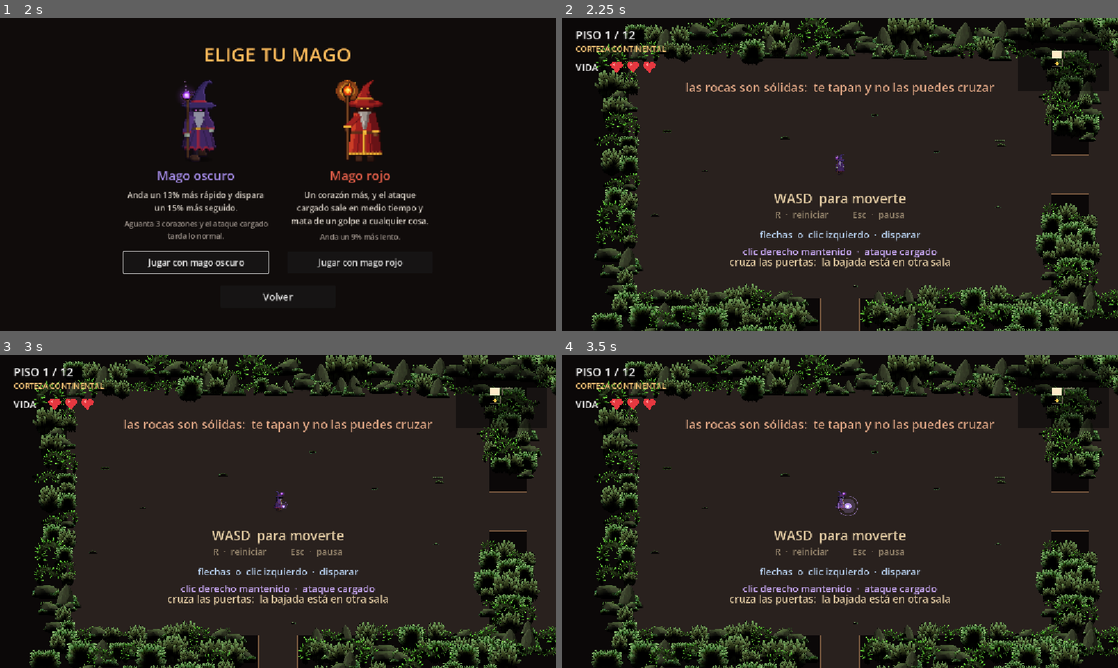
Above: before the commit, frames 1-4 (two rows, left to right).
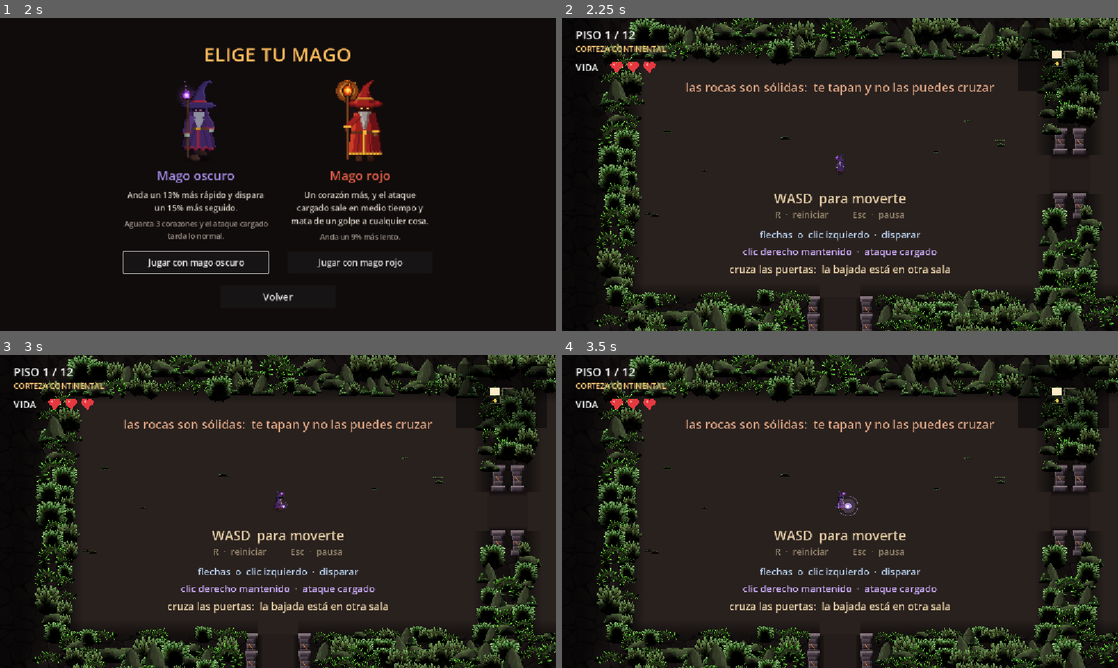
Above: after the commit, the same moments.

Repository: MatiasRodrigo0502/Vacio
Game: Godot game, scene res://scenes/MenuPrincipal.tscn
Two runs of this game, one before a commit and one after it. Both use one fixed random seed, a clock stepped at 60 frames per second and the inputs below.
Inputs (mouse positions are in pixels of both pictures, inside the frame that each line leads up to):
- Up to frame 1 (2 s): click "Jugar" at 0.5 s; click "Jugar" at 1.25 s
- Up to frame 2 (2.25 s): click "Jugar con mago oscuro" at 2 s
- Up to frame 3 (3 s): tap Enter at 2.75 s; move the mouse to (400, 495) at 2.77 s; hold Right (disparar_derecha) from 2.78 s (still down); hold Right mouse button (cargar_ataque) from 2.78 s (still down)
- Up to frame 4 (3.5 s): keep holding Right (disparar_derecha); keep holding Right mouse button (cargar_ataque)

Frame 1 is identical in both runs. In frame 2, 21% of the frame differs, in the area x 5-100%, y 0-100%; in frame 3, 21%; in frame 4, 21%.

Commit message:
Bordes de las salas: roca maciza, sombra, pilares y rastrillo
Arte nuevo con herramientas/generar_bordes.py:
- Detras de las rocas del borde, roca maciza en vez de negro: la franja del
  muro de cada sala y, mas oscura, el fondo de todo el piso. Se pinta
  alineada con el mundo, asi que casa de una sala a otra sin costuras.
- Sombra por dentro del filo del suelo: la sala queda hundida entre
  paredes de roca.
- Cada puerta con dos pilares de piedra y un rastrillo de hierro que baja
  al cerrarse y sube al abrirse, con las puntas hacia la sala.

Arreglado de paso: el cartel de las puertas del piso 1 se pegaba al del
ataque cargado desde que se movio por las rocas del filo.

Probado: el rastrillo baja y sube y se para en su sitio; partida entera
con los dos magos (63 salas se cierran y abren); coste real 0,1 ms por
fotograma (900 FPS sin vsync frente a 1000).

Co-Authored-By: Claude Opus 5.5 <noreply@anthropic.com>

Diff:
--- a/scripts/piso.gd
+++ b/scripts/piso.gd
@@ -38,6 +38,11 @@
 ## Distancia minima entre lo que se deja en el suelo para recoger (ventajas,
 ## corazones) y el agujero de bajada. Recogerlo no puede obligar a pisarla.
 const DESPEJE_BAJADA: float = 110.0
+## Cuanto sobra la roca del fondo por fuera del mapa. En los pisos de arriba la
+## camara ve mas que la sala; sin esto, por fuera del muro asomaba negro.
+const MARGEN_FONDO: float = 700.0
+## La roca del fondo, respecto a la del muro de las salas.
+const OSCURIDAD_FONDO: float = 0.42
 
 ## Catalogo de rocas por defecto. Cada piso puede sobreescribirlo desde su .tres.
 const CATALOGO_POR_DEFECTO := preload("res://assets/cueva/catalogo_cueva.tres")
@@ -77,6 +82,34 @@
 
 func _ready() -> void:
 	_zona_salida.body_entered.connect(_al_entrar_en_salida)
+	# El fondo de roca se pinta repitiendo su textura, y eso hay que pedirlo.
+	texture_repeat = CanvasItem.TEXTURE_REPEAT_ENABLED
+
+
+## La roca oscura del fondo, por detras de todas las salas: lo que se ve mas
+## alla de sus muros. Cada sala funde su franja de muro con esto (ver
+## Sala._pintar_muro), y como las dos van alineadas con el mundo, casan.
+##
+## Es mas oscura que el muro de las salas a proposito: la roca se hunde en la
+## oscuridad al alejarse, y la sala queda como lo unico iluminado.
+func _draw() -> void:
+	if _orden_salas.is_empty():
+		return
+	var zona := _orden_salas[0].rect_suelo().grow(Sala.GROSOR_MURO)
+	zona.position += _orden_salas[0].position
+	for sala in _orden_salas:
+		var caja := sala.rect_suelo().grow(Sala.GROSOR_MURO)
+		caja.position += sala.position
+		zona = zona.merge(caja)
+	zona = zona.grow(MARGEN_FONDO)
+	var base := _orden_salas[0].color_muro()
+	var color := Color(base.r * OSCURIDAD_FONDO, base.g * OSCURIDAD_FONDO, base.b * OSCURIDAD_FONDO, 1.0)
+	var puntos := PackedVector2Array([zona.position, Vector2(zona.end.x, zona.position.y),
+		zona.end, Vector2(zona.position.x, zona.end.y)])
+	var uvs := PackedVector2Array()
+	for punto in puntos:
+		uvs.append(punto / Sala.MURO.get_size())
+	draw_polygon(puntos, PackedColorArray([color, color, color, color]), uvs, Sala.MURO)
 
 
 ## Construye el piso. Principal la llama justo despues de add_child(), para que
@@ -96,6 +129,7 @@
 		hijo.queue_free()
 
 	_construir_salas()
+	queue_redraw()
 	_colocar_salida()
 	# El tutorial va ANTES que las rocas a proposito: deja apuntadas las zonas
 	# que ocupan sus carteles para que nada se coloque encima.
@@ -309,7 +343,7 @@
 		sala.position = Vector2(celda) * _paso()
 		_contenedor_salas.add_child(sala)
 		sala.construir(celda, _mapa.tipo_de(celda), _tamano_sala(),
-			_mapa.puertas_de(celda), colores[0], colores[1])
+			_mapa.puertas_de(celda), colores[0], colores[1], tinte_profundidad())
 		_salas[celda] = sala
 		_orden_salas.append(sala)
 
@@ -595,8 +629,9 @@
 		var lado := minf(lado_medio * generador.randf_range(0.7, 1.35), tope)
 		recorrido += lado * generador.randf_range(0.45, 0.8)
 		# Delante de una puerta, nada. Las del filo, con un margen mas: su
-		# colision no puede estrechar el paso.
-		var margen_puerta := 12.0 if filo else 0.0
+		# colision no puede estrechar el paso. Las del fondo dejan ademas sitio
+		# a los pilares de la puerta, o los taparian.
+		var margen_puerta := 24.0 if filo else sala.tramo_pilar(direccion)
 		if direccion in sala.puertas \
 				and absf(recorrido) < Sala.ANCHO_PUERTA * 0.5 + lado * 0.5 + margen_puerta:
 			continue
--- a/scripts/sala.gd
+++ b/scripts/sala.gd
@@ -32,6 +32,26 @@
 ## para el jugador una puerta cerrada es muro, y asi no hay que tocar su mascara.
 const CAPA_MUROS: int = 2
 
+# --- Arte del borde (herramientas/generar_bordes.py) ---
+## Roca maciza que rellena la franja del muro, detras de las rocas del borde.
+const MURO := preload("res://assets/bordes/muro.png")
+const PILAR := preload("res://assets/bordes/pilar.png")
+## Mide lo mismo que el hueco de la puerta (ANCHO_PUERTA x GROSOR_MURO).
+const REJA := preload("res://assets/bordes/reja.png")
+## La roca del muro, respecto al color del suelo: algo mas oscura, para que
+## las rocas del borde destaquen encima y se lea que ahi ya no se pisa.
+const FACTOR_MURO: float = 1.3
+## Cuanto tarda la franja del muro en fundirse con la roca oscura del fondo
+## (la pinta el piso) por los lados sin puerta.
+const FUNDIDO_MURO: float = 90.0
+## Sombra en el filo del suelo: ancho y lo oscura que es junto a la pared. Es
+## lo que hace que la sala se lea hundida entre paredes de roca y no como un
+## suelo con rocas pegadas encima.
+const SOMBRA_ANCHO: float = 52.0
+const SOMBRA_FUERZA: float = 0.5
+## Lo que tarda el rastrillo en bajar o subir del todo.
+const DURACION_REJA: float = 0.22
+
 var celda: Vector2i = Vector2i.ZERO
 var tipo: MapaSalas.Tipo = MapaSalas.Tipo.NORMAL
 ## Medidas del suelo, sin contar los muros.
@@ -43,6 +63,12 @@
 
 var _color_suelo: Color = Color(0.16, 0.13, 0.12)
 var _color_borde: Color = Color(0.55, 0.40, 0.28)
+## El tinte de las rocas del piso: los pilares son de la misma piedra.
+var _tinte: Color = Color.WHITE
+## Cuanto ha bajado el rastrillo: 0 abierto, 1 cerrado. Se anima hacia
+## _reja_objetivo en _process, que solo corre mientras se mueve.
+var _reja: float = 0.0
+var _reja_objetivo: float = 0.0
 var _cerrada: bool = false
 ## True desde que el jugador entra del todo por primera vez.
 var _activada: bool = false
@@ -58,13 +84,18 @@
 
 ## Monta la sala. La llama Piso justo despues de add_child().
 func construir(celda_sala: Vector2i, tipo_sala: MapaSalas.Tipo, tamano_sala: Vector2,
-		puertas_sala: Array[Vector2i], color_suelo: Color, color_borde: Color) -> void:
+		puertas_sala: Array[Vector2i], color_suelo: Color, color_borde: Color,
+		tinte: Color = Color.WHITE) -> void:
 	celda = celda_sala
 	tipo = tipo_sala
 	tamano = tamano_sala
 	puertas = puertas_sala
 	_color_suelo = color_suelo
 	_color_borde = color_borde
+	_tinte = tinte
+	# El muro se pinta repitiendo su textura, y eso hay que pedirlo.
+	texture_repeat = CanvasItem.TEXTURE_REPEAT_ENABLED
+	set_process(false)
 
 	var muros := StaticBody2D.new()
 	muros.name = "Muros"
@@ -296,7 +327,29 @@
 	_cerrada = cerrar
 	for direccion in _cierres:
 		_cierres[direccion].set_deferred("disabled", not cerrar)
+	# El cierre choca ya; el rastrillo baja (o sube) en un momento. Verlo
+	# moverse es lo que dice "te han encerrado" y "ya puedes salir".
+	_reja_objetivo = 1.0 if cerrar else 0.0
+	set_process(true)
 	queue_redraw()
+
+
+func _process(delta: float) -> void:
+	_reja = move_toward(_reja, _reja_objetivo, delta / DURACION_REJA)
+	queue_redraw()
+	if is_equal_approx(_reja, _reja_objetivo):
+		# Justo al valor: "casi 0" dejaba el rastrillo con una millonesima
+		# bajada, que no se ve pero cuenta como bajado.
+		_reja = _reja_objetivo
+		set_process(false)
+
+
+## Cuanto ocupa a lo largo del muro lo que se pone a cada lado de una puerta
+## (el pilar). El piso no pone rocas del fondo ahi, o lo taparian.
+func tramo_pilar(direccion: Vector2i) -> float:
+	if direccion == Vector2i.UP or direccion == Vector2i.DOWN:
+		return float(PILAR.get_width())
+	return float(PILAR.get_height())
 
 
 func _al_morir_enemigo(enemigo: Enemigo) -> void:
@@ -362,60 +415,201 @@
 # --- Pintado ----------------------------------------------------------------
 
 func _draw() -> void:
+	_pintar_muro()
 	var suelo := rect_suelo()
 	# Sin linea de limite: el borde del suelo lo tapan las rocas del filo, que
 	# chocan, y son ellas las que dicen donde acaba la sala. Una raya recta por
 	# debajo delataria el cuadrado.
 	draw_rect(suelo, _color_suelo)
+	_pintar_sombra_filo()
 
 	for direccion in puertas:
-		# El suelo del pasillo, en la mitad que es de esta sala. Se alarga unos
-		# pixeles hacia dentro para que no quede una rendija entre el suelo de la
-		# sala y el del pasillo: una raya cruzando la puerta se leeria como una
-		# puerta cerrada.
+		# El suelo del pasillo, en la mitad que es de esta sala, algo mas oscuro
+		# (ya esta dentro de la roca). Se alarga unos pixeles hacia dentro para
+		# que no quede una rendija entre el suelo de la sala y el del pasillo.
 		var hueco := _hueco(direccion).grow_individual(
 			4.0 if direccion == Vector2i.RIGHT else 0.0,
 			4.0 if direccion == Vector2i.DOWN else 0.0,
 			4.0 if direccion == Vector2i.LEFT else 0.0,
 			4.0 if direccion == Vector2i.UP else 0.0)
-		draw_rect(hueco, _color_suelo)
-		# Jambas: dos marcas a los lados del hueco, para que la puerta se vea
-		# como puerta y no como un trozo de muro que falta.
-		_pintar_jambas(direccion)
-		if _cerrada:
-			_pintar_reja(_hueco(direccion), direccion)
+		draw_rect(hueco, _color_suelo.darkened(0.12))
+		_pintar_sombra_pasillo(direccion)
+		if _reja > 0.0:
+			_pintar_reja(direccion)
+		_pintar_pilares(direccion)
 
 	if tipo == MapaSalas.Tipo.SALIDA:
 		_pintar_salida()
 
 
-func _pintar_jambas(direccion: Vector2i) -> void:
-	var color := Color(_color_borde.r, _color_borde.g, _color_borde.b, 0.8)
-	var a := ANCHO_PUERTA * 0.5
-	var borde := punto_puerta(direccion)
-	var lado := Vector2(direccion.y, direccion.x).abs()
-	var fuera := Vector2(direccion) * GROSOR_MURO
-	for signo in [-1.0, 1.0]:
-		var p: Vector2 = borde + lado * a * signo
-		draw_line(p, p + fuera, color, 4.0)
-
-
-## La puerta cerrada: una reja del color del borde. Barrotes y no una losa
-## maciza, para que se entienda que se abrira, que no es un muro.
-func _pintar_reja(hueco: Rect2, direccion: Vector2i) -> void:
-	draw_rect(hueco, Color(0.05, 0.03, 0.03, 0.85))
-	var color := Color(_color_borde.r, _color_borde.g, _color_borde.b, 0.95)
-	var vertical := direccion == Vector2i.UP or direccion == Vector2i.DOWN
-	var barrotes := 5
-	for i in barrotes + 1:
-		var t := float(i) / barrotes
-		if vertical:
-			var x := hueco.position.x + hueco.size.x * t
-			draw_line(Vector2(x, hueco.position.y), Vector2(x, hueco.end.y), color, 4.0)
-		else:
-			var y := hueco.position.y + hueco.size.y * t
-			draw_line(Vector2(hueco.position.x, y), Vector2(hueco.end.x, y), color, 4.0)
-	draw_rect(hueco, color, false, 3.0)
+## La roca maciza de detras del borde: la franja del muro entera, y por los
+## lados sin puerta un fundido hacia la roca oscura del fondo, que pinta el
+## piso. Asi la sala queda como lo unico iluminado y la roca se hunde en la
+## oscuridad al alejarse.
+##
+## SE PINTA ALINEADA CON EL MUNDO, NO CON LA SALA:
+## las coordenadas de la textura salen de la posicion en el piso. Asi la roca
+## sigue igual de una sala a otra y la del fondo casa con la de la franja: los
+## trozos que se pisan (el fundido de una sala con el de la que tiene en
+## diagonal) son la misma roca en el mismo sitio, y no se nota. Con cada sala
+## repitiendo la textura desde su esquina, en esos cruces salian cortes rectos.
+func _pintar_muro() -> void:
+	var zona := rect_suelo().grow(GROSOR_MURO)
+	var color := color_muro()
+	var nada := Color(color.r, color.g, color.b, 0.0)
+	_poligono_muro([zona.position, Vector2(zona.end.x, zona.position.y), zona.end,
+		Vector2(zona.position.x, zona.end.y)], [color, color, color, color])
+
+	var f := FUNDIDO_MURO
+	var a := zona.position
+	var b := zona.end
+	# Un fundido por cada lado sin puerta, y en las esquinas un cuarto que
+	# se apaga hacia fuera, para que no quede un escalon.
+	if not Vector2i.UP in puertas:
+		_poligono_muro([Vector2(a.x, a.y - f), Vector2(b.x, a.y - f), Vector2(b.x, a.y), a],
+			[nada, nada, color, color])
+	if not Vector2i.DOWN in puertas:
+		_poligono_muro([Vector2(a.x, b.y), b, Vector2(b.x, b.y + f), Vector2(a.x, b.y + f)],
+			[color, color, nada, nada])
+	if not Vector2i.LEFT in puertas:
+		_poligono_muro([Vector2(a.x - f, a.y), a, Vector2(a.x, b.y), Vector2(a.x - f, b.y)],
+			[nada, color, color, nada])
+	if not Vector2i.RIGHT in puertas:
+		_poligono_muro([Vector2(b.x, a.y), Vector2(b.x + f, a.y), Vector2(b.x + f, b.y), b],
+			[color, nada, nada, color])
+	for esquina in [a, Vector2(b.x, a.y), b, Vector2(a.x, b.y)]:
+		var sx := -1.0 if esquina.x == a.x else 1.0
+		var sy := -1.0 if esquina.y == a.y else 1.0
+		_poligono_muro([esquina, esquina + Vector2(sx * f, 0.0), esquina + Vector2(sx * f, sy * f),
+			esquina + Vector2(0.0, sy * f)], [color, nada, nada, nada])
+
+
+## Color de la roca del muro. Algo mas oscuro que el suelo: las rocas del borde
+## destacan encima y se lee que ahi ya no se pisa. El piso lo usa tambien para
+## la roca del fondo, mas oscura todavia.
+func color_muro() -> Color:
+	return Color(_color_suelo.r * FACTOR_MURO, _color_suelo.g * FACTOR_MURO,
+		_color_suelo.b * FACTOR_MURO, 1.0)
+
+
+## Un poligono con la textura del muro, alineada con el mundo (ver _pintar_muro).
+func _poligono_muro(puntos: Array, colores: Array) -> void:
+	var tam := MURO.get_size()
+	var uvs := PackedVector2Array()
+	for punto: Vector2 in puntos:
+		uvs.append((position + punto) / tam)
+	draw_polygon(PackedVector2Array(puntos), PackedColorArray(colores), uvs, MURO)
+
+
+## Sombra por dentro del filo del suelo, de oscura junto a la pared a nada.
+## Delante de las puertas no hay: por ahi el suelo sigue.
+func _pintar_sombra_filo() -> void:
+	var medio := tamano * 0.5
+	for direccion in MapaSalas.DIRECCIONES:
+		var horizontal := direccion == Vector2i.UP or direccion == Vector2i.DOWN
+		var largo := medio.x if horizontal else medio.y
+		var tramos: Array[Vector2] = [Vector2(-largo, largo)]
+		if direccion in puertas:
+			tramos = [Vector2(-largo, -ANCHO_PUERTA * 0.5), Vector2(ANCHO_PUERTA * 0.5, largo)]
+		for tramo in tramos:
+			_franja_sombra(direccion, tramo.x, tramo.y)
+
+
+## Una franja de sombra pegada al lado 'direccion' del suelo, de 'desde' a
+## 'hasta' a lo largo de ese lado.
+func _franja_sombra(direccion: Vector2i, desde: float, hasta: float) -> void:
+	var medio := tamano * 0.5
+	var oscuro := Color(0.0, 0.0, 0.0, SOMBRA_FUERZA)
+	var nada := Color(0.0, 0.0, 0.0, 0.0)
+	var puntos: PackedVector2Array
+	match direccion:
+		Vector2i.UP:
+			puntos = [Vector2(desde, -medio.y), Vector2(hasta, -medio.y),
+				Vector2(hasta, -medio.y + SOMBRA_ANCHO), Vector2(desde, -medio.y + SOMBRA_ANCHO)]
+		Vector2i.DOWN:
+			puntos = [Vector2(desde, medio.y), Vector2(hasta, medio.y),
+				Vector2(hasta, medio.y - SOMBRA_ANCHO), Vector2(desde, medio.y - SOMBRA_ANCHO)]
+		Vector2i.LEFT:
+			puntos = [Vector2(-medio.x, desde), Vector2(-medio.x, hasta),
+				Vector2(-medio.x + SOMBRA_ANCHO, hasta), Vector2(-medio.x + SOMBRA_ANCHO, desde)]
+		_:
+			puntos = [Vector2(medio.x, desde), Vector2(medio.x, hasta),
+				Vector2(medio.x - SOMBRA_ANCHO, hasta), Vector2(medio.x - SOMBRA_ANCHO, desde)]
+	draw_polygon(puntos, PackedColorArray([oscuro, oscuro, nada, nada]))
+
+
+## Sombra en los dos lados del pasillo de una puerta: sus paredes son roca.
+func _pintar_sombra_pasillo(direccion: Vector2i) -> void:
+	var hueco := _hueco(direccion)
+	var ancho := 16.0
+	var oscuro := Color(0.0, 0.0, 0.0, SOMBRA_FUERZA)
+	var nada := Color(0.0, 0.0, 0.0, 0.0)
+	if direccion == Vector2i.UP or direccion == Vector2i.DOWN:
+		var y0 := hueco.position.y
+		var y1 := hueco.end.y
+		var x0 := hueco.position.x
+		var x1 := hueco.end.x
+		draw_polygon(PackedVector2Array([Vector2(x0, y0), Vector2(x0 + ancho, y0),
+			Vector2(x0 + ancho, y1), Vector2(x0, y1)]), PackedColorArray([oscuro, nada, nada, oscuro]))
+		draw_polygon(PackedVector2Array([Vector2(x1, y0), Vector2(x1 - ancho, y0),
+			Vector2(x1 - ancho, y1), Vector2(x1, y1)]), PackedColorArray([oscuro, nada, nada, oscuro]))
+	else:
+		var x0 := hueco.position.x
+		var x1 := hueco.end.x
+		var y0 := hueco.position.y
+		var y1 := hueco.end.y
+		draw_polygon(PackedVector2Array([Vector2(x0, y0), Vector2(x0, y0 + ancho),
+			Vector2(x1, y0 + ancho), Vector2(x1, y0)]), PackedColorArray([oscuro, nada, nada, oscuro]))
+		draw_polygon(PackedVector2Array([Vector2(x0, y1), Vector2(x0, y1 - ancho),
+			Vector2(x1, y1 - ancho), Vector2(x1, y1)]), PackedColorArray([oscuro, nada, nada, oscuro]))
+
+
+## El rastrillo de una puerta, bajado lo que diga _reja. Sale desde fuera de la
+## sala hacia dentro, con las puntas por delante.
+##
+## Se dibuja en el espacio de la puerta: el mismo rastrillo girado para que
+## las puntas miren siempre hacia la sala, como las puertas de Isaac.
+func _pintar_reja(direccion: Vector2i) -> void:
+	var hueco := _hueco(direccion)
+	# La textura tiene las puntas hacia abajo (+y); se gira para que apunten
+	# hacia la sala, que esta en -direccion.
+	var giro := (-Vector2(direccion)).angle() - PI * 0.5
+	draw_set_transform(hueco.get_center(), giro)
+	var ancho := ANCHO_PUERTA
+	var fondo := GROSOR_MURO
+	var visible_alto := fondo * _reja
+	var tam := REJA.get_size()
+	# Fondo oscuro detras de los barrotes: por el hueco ya no se ve el pasillo.
+	draw_rect(Rect2(-ancho * 0.5, -fondo * 0.5, ancho, visible_alto), Color(0.03, 0.02, 0.02, 0.55))
+	draw_texture_rect_region(REJA,
+		Rect2(-ancho * 0.5, -fondo * 0.5, ancho, visible_alto),
+		Rect2(0.0, tam.y * (1.0 - _reja), tam.x, tam.y * _reja))
+	draw_set_transform(Vector2.ZERO)
+
+
+## Un pilar a cada lado de la puerta, de pie en la franja del muro. Con la
+## base en el filo del suelo para las puertas de arriba y abajo; en las de los
+## lados, uno encima y otro debajo del hueco.
+func _pintar_pilares(direccion: Vector2i) -> void:
+	var tam := PILAR.get_size()
+	var medio := tamano * 0.5
+	var hueco := _hueco(direccion)
+	var sitios: Array[Rect2] = []
+	match direccion:
+		Vector2i.UP:
+			for signo in [-1.0, 1.0]:
+				var x: float = signo * (ANCHO_PUERTA + tam.x) * 0.5
+				sitios.append(Rect2(x - tam.x * 0.5, -medio.y - tam.y + 10.0, tam.x, tam.y))
+		Vector2i.DOWN:
+			for signo in [-1.0, 1.0]:
+				var x: float = signo * (ANCHO_PUERTA + tam.x) * 0.5
+				sitios.append(Rect2(x - tam.x * 0.5, medio.y - 8.0, tam.x, tam.y))
+		_:
+			var x := hueco.get_center().x - tam.x * 0.5
+			sitios.append(Rect2(x, -ANCHO_PUERTA * 0.5 - tam.y - 2.0, tam.x, tam.y))
+			sitios.append(Rect2(x, ANCHO_PUERTA * 0.5 - 6.0, tam.x, tam.y))
+	for sitio in sitios:
+		draw_texture_rect(PILAR, sitio, false, _tinte)
 
 
 ## El agujero de bajada. Mientras la sala tiene enemigos esta tapado: se ve
--- a/scripts/tutorial.gd
+++ b/scripts/tutorial.gd
@@ -34,7 +34,9 @@
 	_centrar(_reiniciar, inicio + Vector2(0.0, 132.0))
 	_centrar(_bola, inicio + Vector2(0.0, 200.0))
 	_centrar(_cargado, inicio + Vector2(0.0, 256.0))
-	_centrar(_puertas, inicio + Vector2(0.0, tamano_sala.y * 0.5 - 120.0))
+	# A 95 del borde: a 120 se pegaba al cartel del ataque cargado (en el
+	# piso 1 quedaban a 34 px), y mas abajo lo taparian las rocas del filo.
+	_centrar(_puertas, inicio + Vector2(0.0, tamano_sala.y * 0.5 - 95.0))
 	_centrar(_esquivar, inicio + Vector2(0.0, -tamano_sala.y * 0.5 + 120.0))
 	_centrar(_bajar, salida - Vector2(0.0, 130.0))
 
Binary file added: assets/bordes/muro.png
Binary file added: assets/bordes/pilar.png
Binary file added: assets/bordes/reja.png
Not shown, changed: CLAUDE.md
Not shown, changed: CREDITS.md
Not shown, changed: assets/README.md
Not shown, added: herramientas/generar_bordes.py
